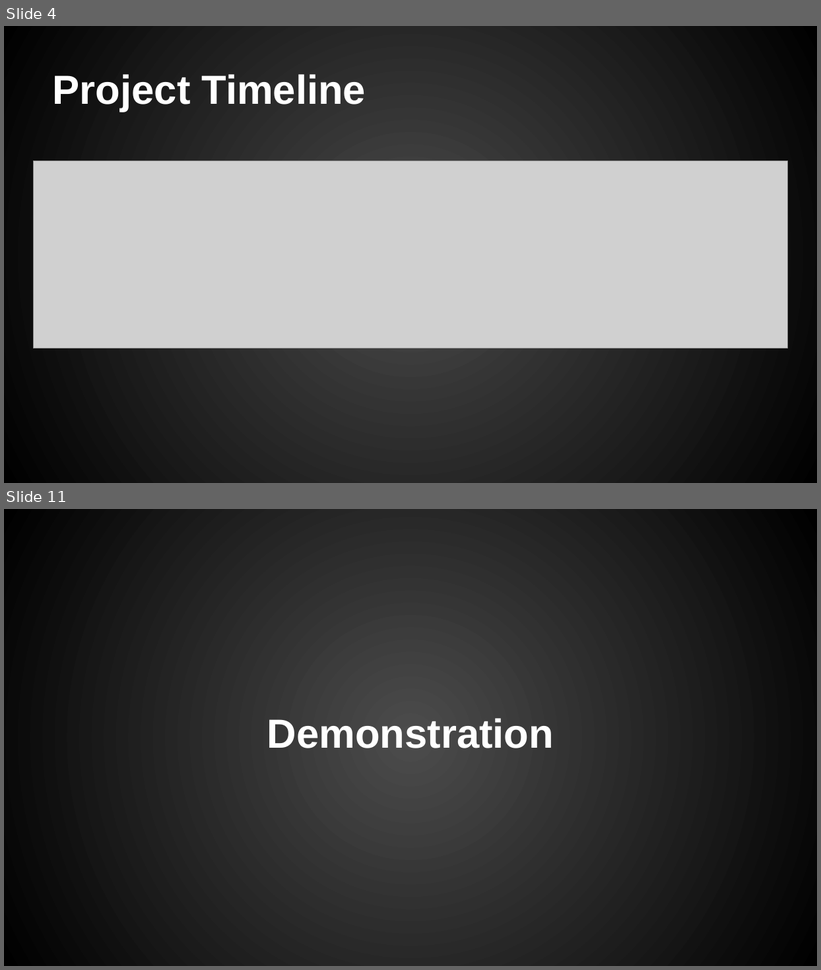
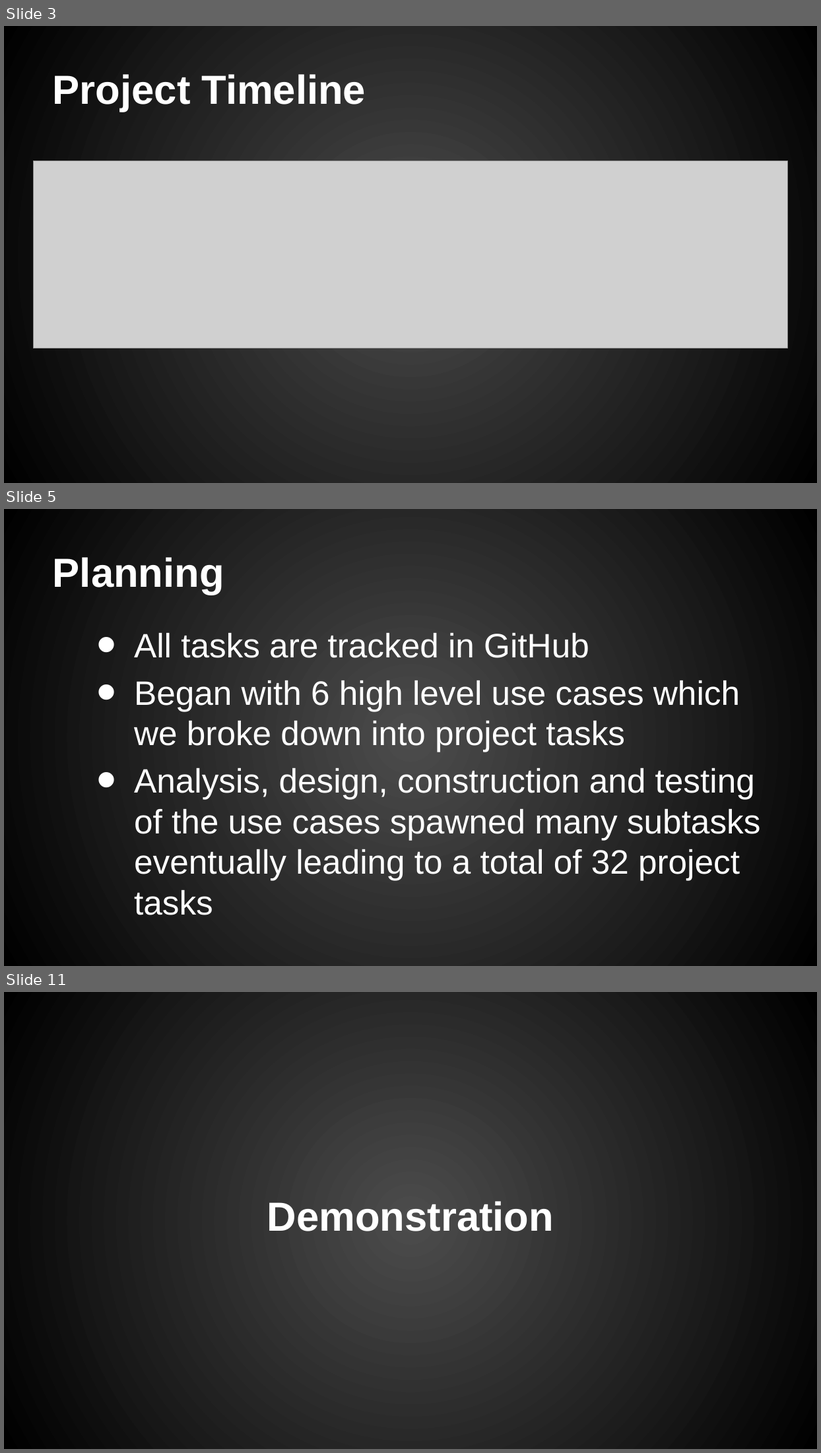
Before and after one commit to chriskdon/chinese-checkers, a slide deck: project-management/binder/iteration2/Curtis/Chinese Checkers - Iteration #2.pptx. Shown one above the other, each under a label of ours: slides 4 and 11 before the commit, slides 3, 5 and 11 after it; the slides between them are not shown. The pictures are 821x970 and 821x1453 pixels, drawn with LibreOffice and Linux fonts; fonts in the diff are those of the drawing; grey boxes stand for pictures; background and template pictures are left out. Boxes give left, top, right and bottom in pixels: in the first picture for what was removed or moved away, otherwise in the second. Text is boxed around its words. In the diff, an @@ line names an element or a change of style, - is before the commit and + after.

```diff
--- a/project-management/binder/iteration2/Curtis/Chinese Checkers - Iteration #2.pptx
+++ b/project-management/binder/iteration2/Curtis/Chinese Checkers - Iteration #2.pptx
@@ slide 5 added at <box>4,509,817,966</box>, background gradient #4C4C4C to #000000 @@
@@ title added at <box>53,557,224,595</box>, 36 pt, text #FFFFFF, bold @@
+Planning
@@ text added at <box>134,632,760,916</box>, 30 pt, text #FFFFFF @@
+• All tasks are tracked in GitHub
+• Began with 6 high level use cases which we broke down into project tasks
+• Analysis, design, construction and testing of the use cases spawned many subtasks eventually leading to a total of 32 project tasks
@@ what was slide 4 is now slide 3 @@
```
Also in this commit, not shown: 2 slides changed, 6 other slides added, 6 slides removed.
